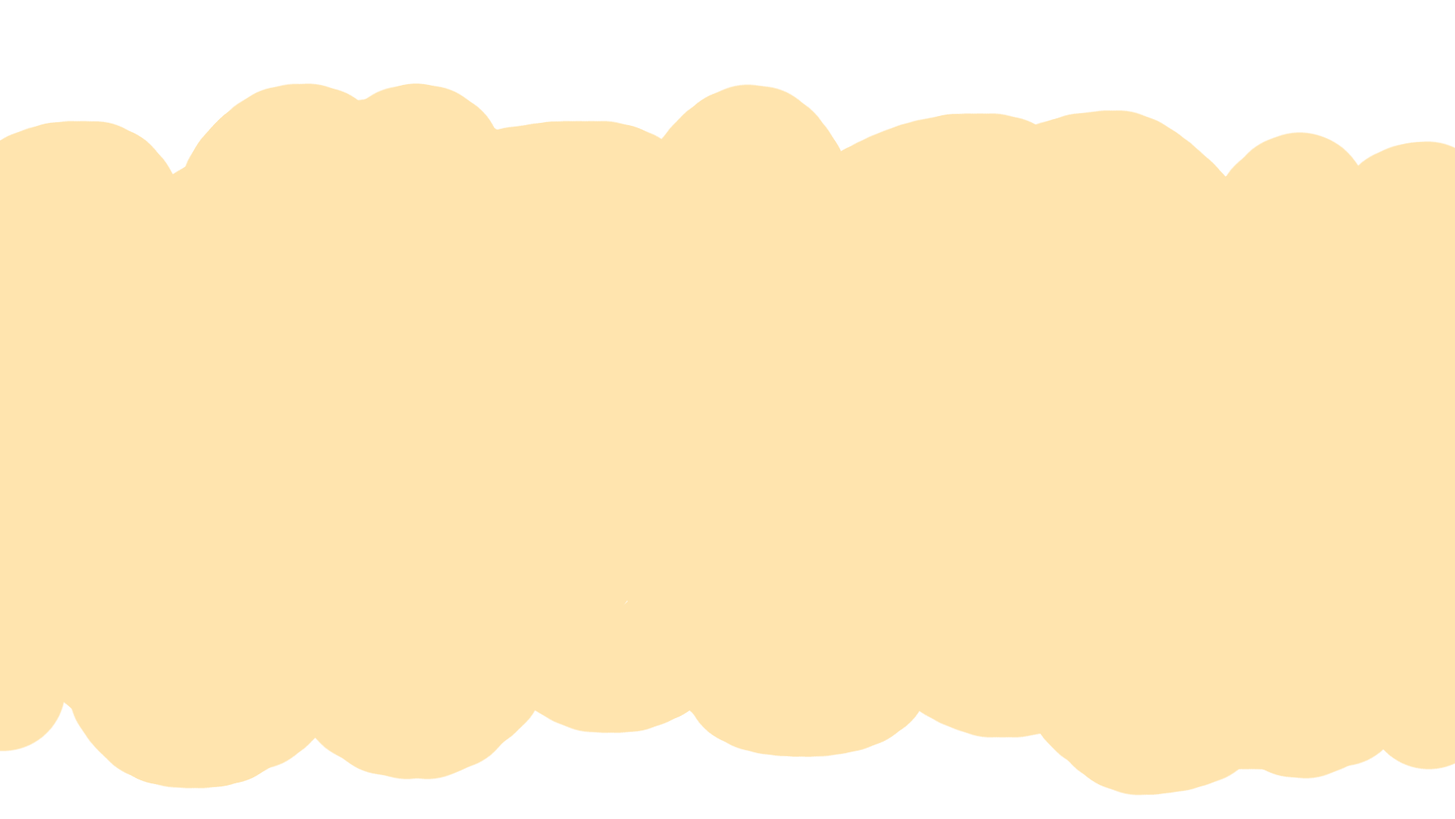
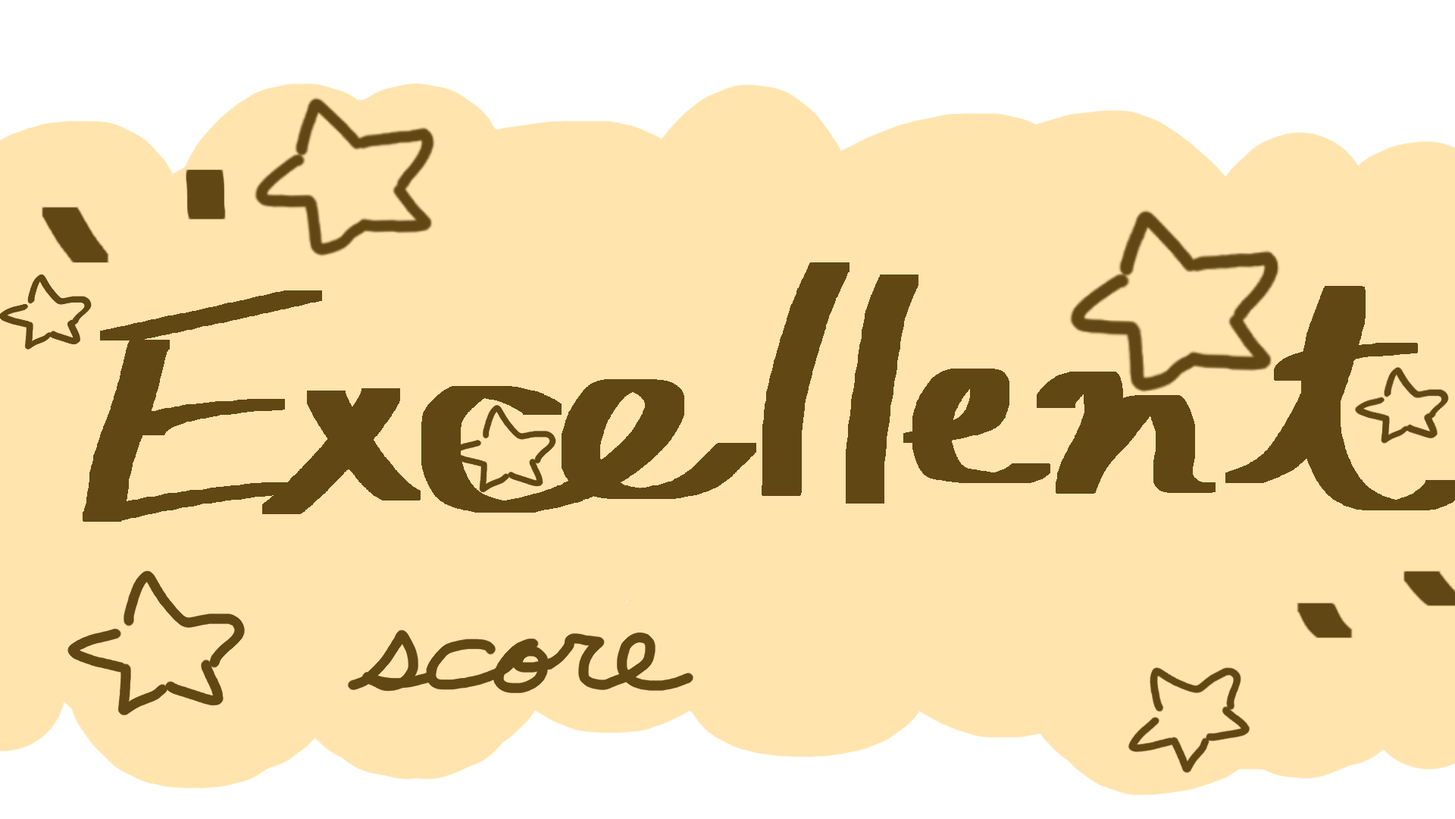
Two versions of the same layered image (1455 x 819). Layer-by-layer changes:
showed "貼り付けられたレイヤー" over [0, 96, 1450, 774]
showed "スコア" over [347, 629, 694, 693]
showed "背景" over [40, 169, 1455, 639]
